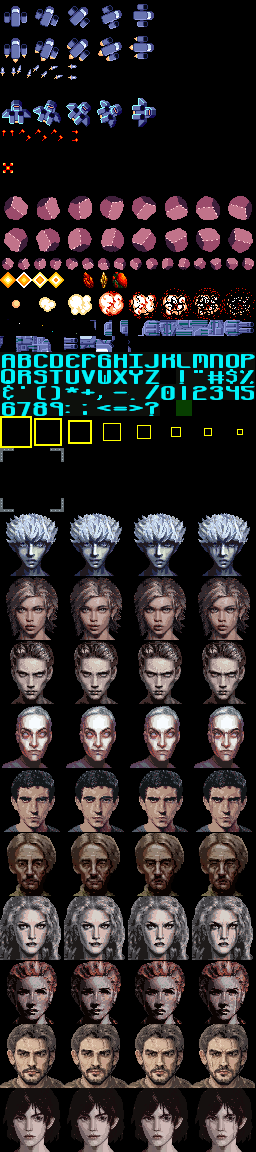
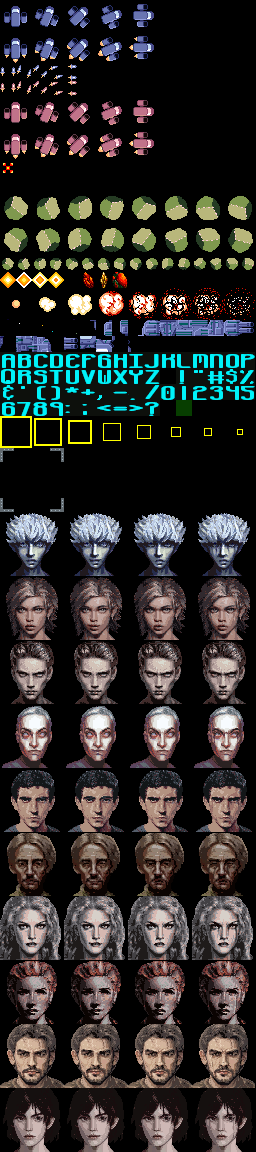
Layers edited between the first and the second 256px x 1152px image:
painted on "Background" over [0,80,254,270]
